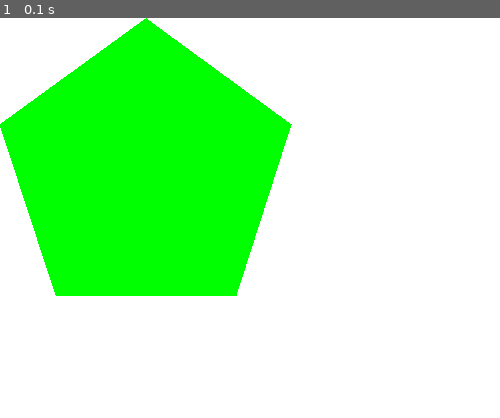
Above: before the commit, frame 1.
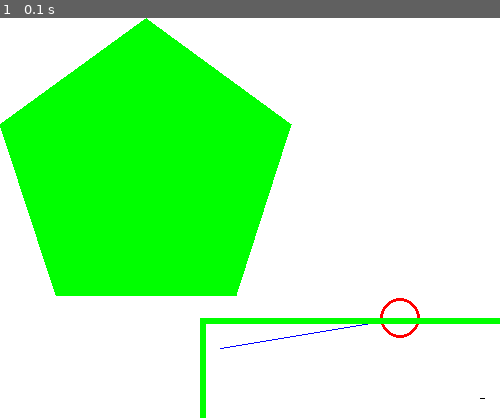
Above: after the commit, the same moment.

Repository: Akash-152000/pygame-Module
Game: pygame game, started from game.py
The game is run twice, just before and just after one commit, with the same random seed, the same clock (stepped at 60 frames per second) and the same inputs.
Inputs:
- Up to frame 1 (0.1 s): no input

The runs differ from the first frame. In frame 1, 1.4% of the frame differs, in the area x 40-100%, y 70-100%.

Commit message:
Update game.py

Diff:
--- a/game.py
+++ b/game.py
@@ -14,6 +14,17 @@
 DISPLAYSURF.fill(WHITE)
 
 pygame.draw.polygon(DISPLAYSURF,GREEN,((146,0),(291,106),(236,277),(56,277),(0,106)))
+pygame.draw.line(DISPLAYSURF,BLUE,(220,330),(400,300))
+pygame.draw.circle(DISPLAYSURF,RED,(400,300),20,3)
+pygame.draw.rect(DISPLAYSURF,GREEN,(200,300,400,150),6)
+
+pixObj=pygame.PixelArray(DISPLAYSURF)
+pixObj[480][380]=BLACK
+pixObj[481][380]=BLACK
+pixObj[482][380]=BLACK
+pixObj[483][380]=BLACK
+pixObj[484][380]=BLACK
+del pixObj
 
 while True:
     for event in pygame.event.get():
